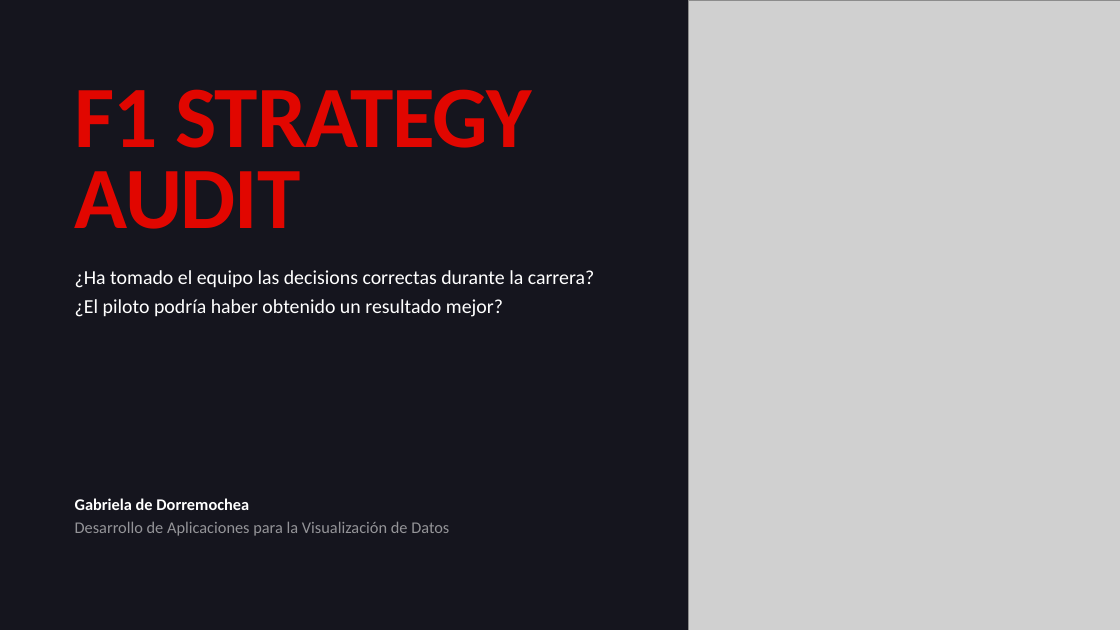
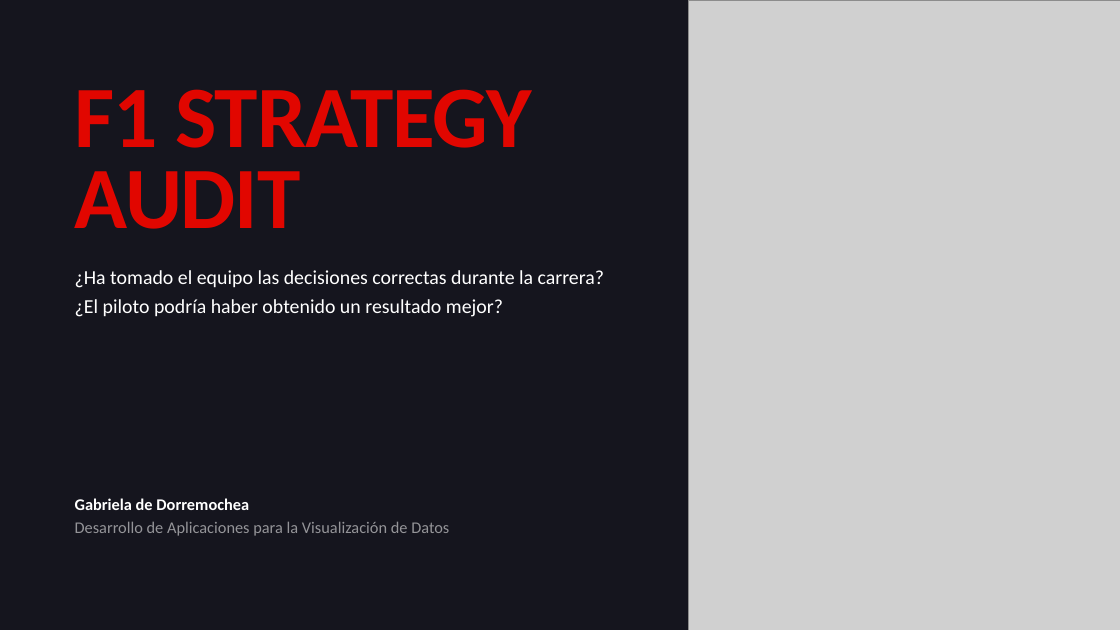
Before and after one commit to gabrieladorre-design/F1-Strategy-Audit, a slide deck: slide 1 of docs/F1_Strategy_Audit_Presentacion.pptx. Drawn at 1120x630 pixels with LibreOffice and Linux fonts; fonts in the diff are those of the drawing; grey boxes stand for pictures. Boxes give left, top, right and bottom in pixels: in the first picture for what was removed or moved away, otherwise in the second. Text is boxed around its words. In the diff, an @@ line names an element or a change of style, - is before the commit and + after.

Commit message:
Presentación actualizada

```diff
--- a/docs/F1_Strategy_Audit_Presentacion.pptx
+++ b/docs/F1_Strategy_Audit_Presentacion.pptx
@@ text at box(75, 270, 604, 317): text changed @@
-¿Ha tomado el equipo las decisions correctas durante la carrera? ¿El piloto podría haber obtenido un resultado mejor?
+¿Ha tomado el equipo las decisiones correctas durante la carrera? ¿El piloto podría haber obtenido un resultado mejor?
```
